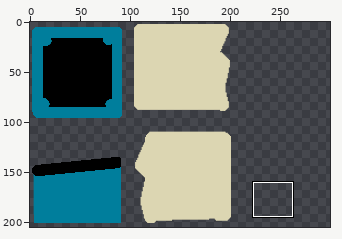
Two states of a sprite sheet, r-escape-1.png. Above, an overview of the earlier version with the close-up marked.
Close-up. Earlier state:
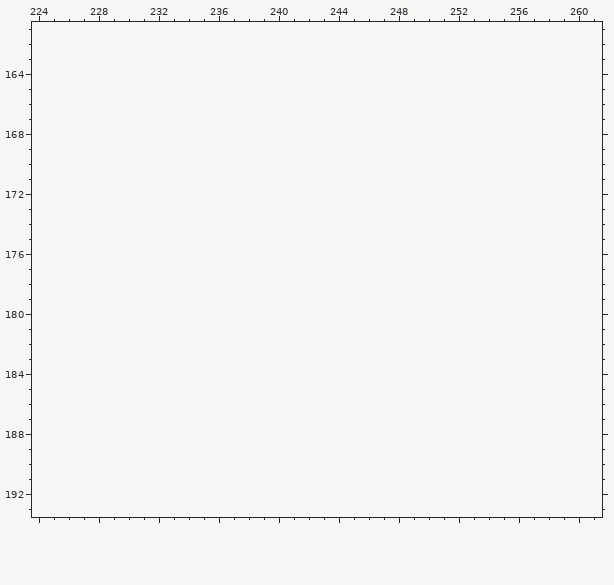
The file is 200x200 pixels. Pixels under 10% opacity are left out. Colours within 5 levels of each other are drawn and written as one. Shown: x 224..261, y 161..193. The old version is drawn lined up with the new one, on the new canvas. The wide view leaves out empty margins. The commit also changed other parts of the picture, which this record leaves out.
After the commit:
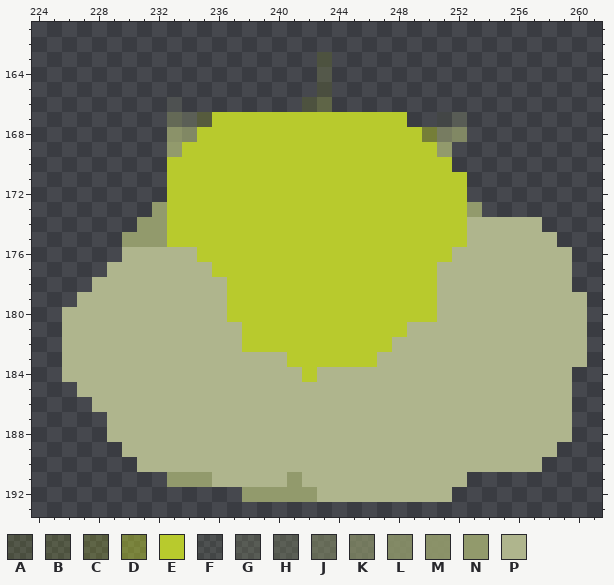
Palette (. is transparent): A #b8ca2d20  B #b8ca2d27  C #b8ca2d38  D #b8ca2d77  E #b8ca2d  F #929a6c1b  G #929a6c3d  H #929a6c48  J #929a6c7a  K #929a6ca3  L #929a6cce  M #929a6ce7  N #929a6c  P #afb58d
The edit:
canvas 200x200 -> 300x300, the old top-left corner now at 2,1
@@ x 224..261 @@
 162 ......................................
-163 ......................................
-164 ......................................
-165 ......................................
-166 ......................................
-167 ......................................
-168 ......................................
-169 ......................................
-170 ......................................
-171 ......................................
-172 ......................................
-173 ......................................
-174 ......................................
-175 ......................................
-176 ......................................
-177 ......................................
-178 ......................................
-179 ......................................
-180 ......................................
-181 ......................................
-182 ......................................
-183 ......................................
-184 ......................................
-185 ......................................
-186 ......................................
-187 ......................................
-188 ......................................
-189 ......................................
-190 ......................................
-191 ......................................
-192 ......................................
+163 ...................B..................
+164 ...................A..................
+165 ...................A..................
+166 .........F........BC..................
+167 .........JHCEEEEEEEEEEEEE..FG.........
+168 .........MLEEEEEEEEEEEEEEEDKL.........
+169 .........NEEEEEEEEEEEEEEEEEN..........
+170 .........EEEEEEEEEEEEEEEEEEE..........
+171 .........EEEEEEEEEEEEEEEEEEEE.........
+172 .........EEEEEEEEEEEEEEEEEEEE.........
+173 ........NEEEEEEEEEEEEEEEEEEEEN........
+174 .......NNEEEEEEEEEEEEEEEEEEEEPPPPP....
+175 ......NNNEEEEEEEEEEEEEEEEEEEEPPPPPP...
+176 ......PPPPPEEEEEEEEEEEEEEEEEPPPPPPPP..
+177 .....PPPPPPPEEEEEEEEEEEEEEEPPPPPPPPP..
+178 ....PPPPPPPPPEEEEEEEEEEEEEEPPPPPPPPP..
+179 ...PPPPPPPPPPEEEEEEEEEEEEEEPPPPPPPPPP.
+180 ..PPPPPPPPPPPEEEEEEEEEEEEEEPPPPPPPPPP.
+181 ..PPPPPPPPPPPPEEEEEEEEEEEPPPPPPPPPPPP.
+182 ..PPPPPPPPPPPPEEEEEEEEEEPPPPPPPPPPPPP.
+183 ..PPPPPPPPPPPPPPPEEEEEEPPPPPPPPPPPPPP.
+184 ..PPPPPPPPPPPPPPPPEPPPPPPPPPPPPPPPPP..
+185 ...PPPPPPPPPPPPPPPPPPPPPPPPPPPPPPPPP..
+186 ....PPPPPPPPPPPPPPPPPPPPPPPPPPPPPPPP..
+187 .....PPPPPPPPPPPPPPPPPPPPPPPPPPPPPPP..
+188 .....PPPPPPPPPPPPPPPPPPPPPPPPPPPPPPP..
+189 ......PPPPPPPPPPPPPPPPPPPPPPPPPPPPP...
+190 .......PPPPPPPPPPPPPPPPPPPPPPPPPPP....
+191 .........NNNPPPPPNPPPPPPPPPPP.........
+192 ..............NNNNNPPPPPPPPP..........
 193 ......................................
